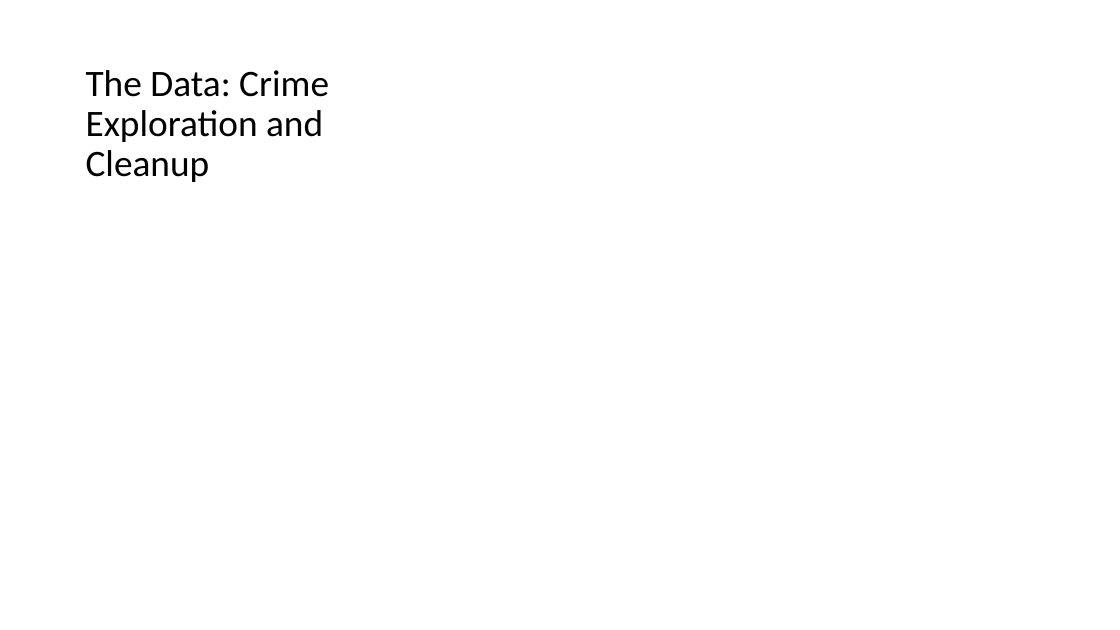
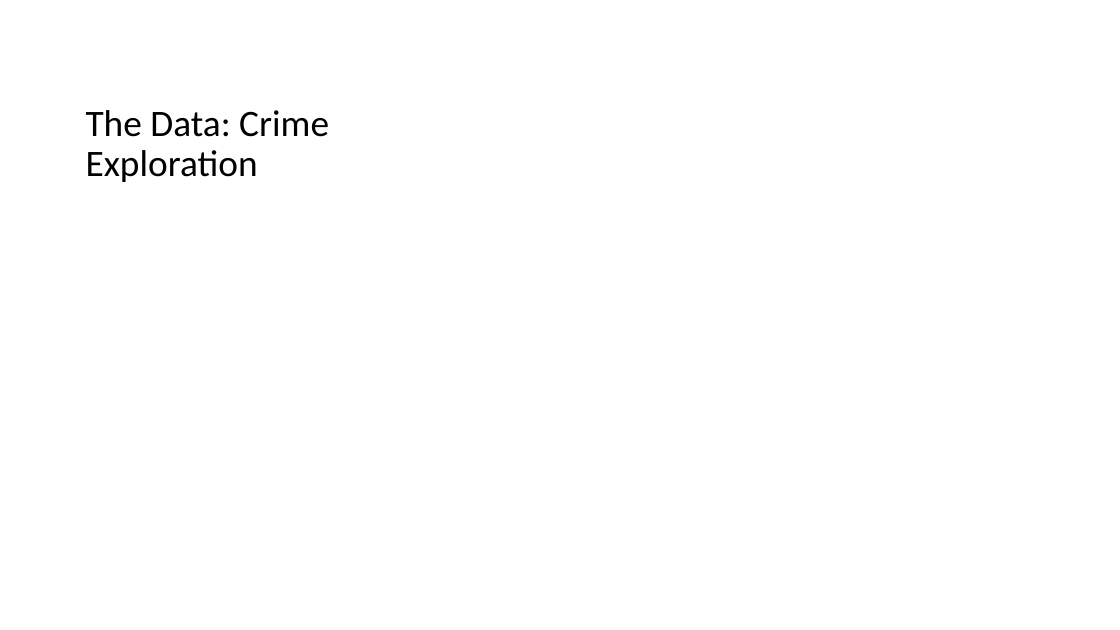
Before and after one commit to franciscohohn/Project_1, a slide deck: slide 6 of Weather_vs_Crime.pptx. Drawn at 1120x630 pixels with LibreOffice and Linux fonts; fonts in the diff are those of the drawing. Boxes give left, top, right and bottom in pixels: in the first picture for what was removed or moved away, otherwise in the second. Text is boxed around its words. In the diff, an @@ line names an element or a change of style, - is before the commit and + after.

```diff
--- a/Weather_vs_Crime.pptx
+++ b/Weather_vs_Crime.pptx
@@ title at (x1=86, y1=110, x2=329, y2=182): text changed @@
-The Data: Crime Exploration and Cleanup
+The Data: Crime Exploration
```
Also in this commit, not shown: 4 other slides changed.
